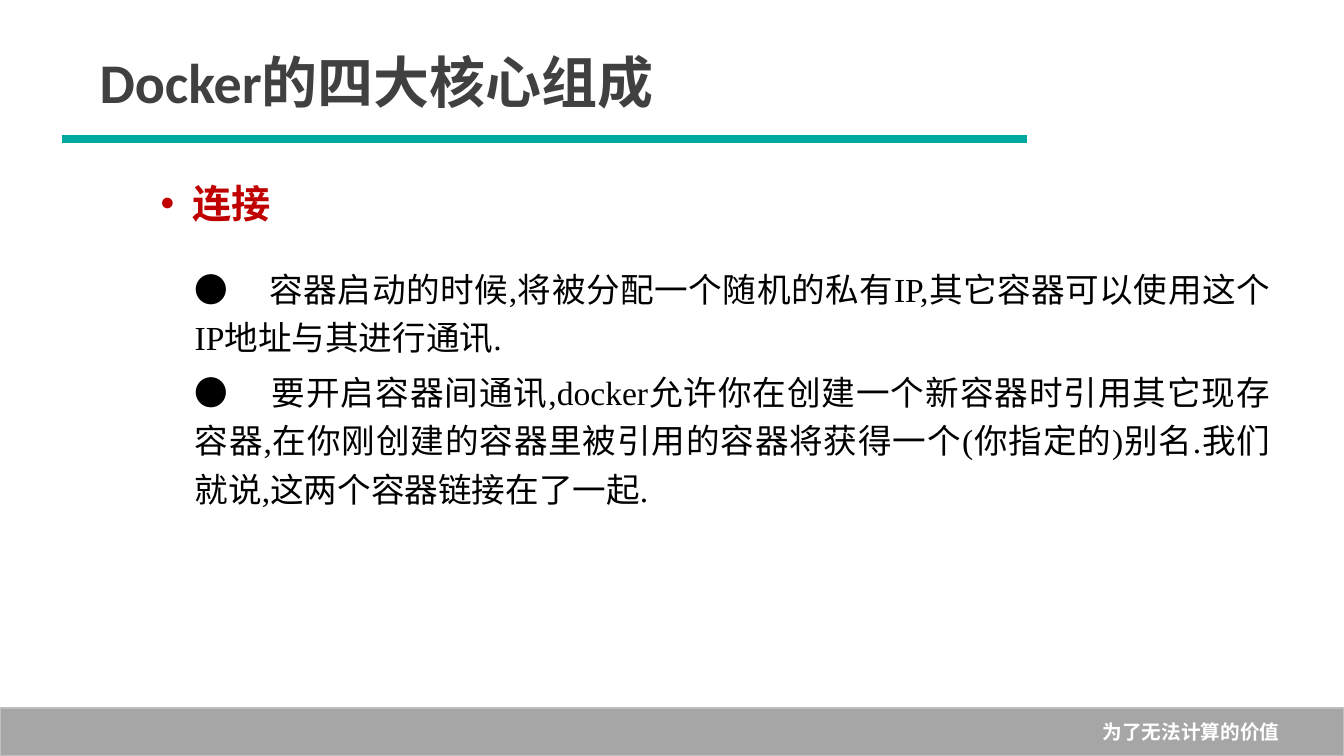
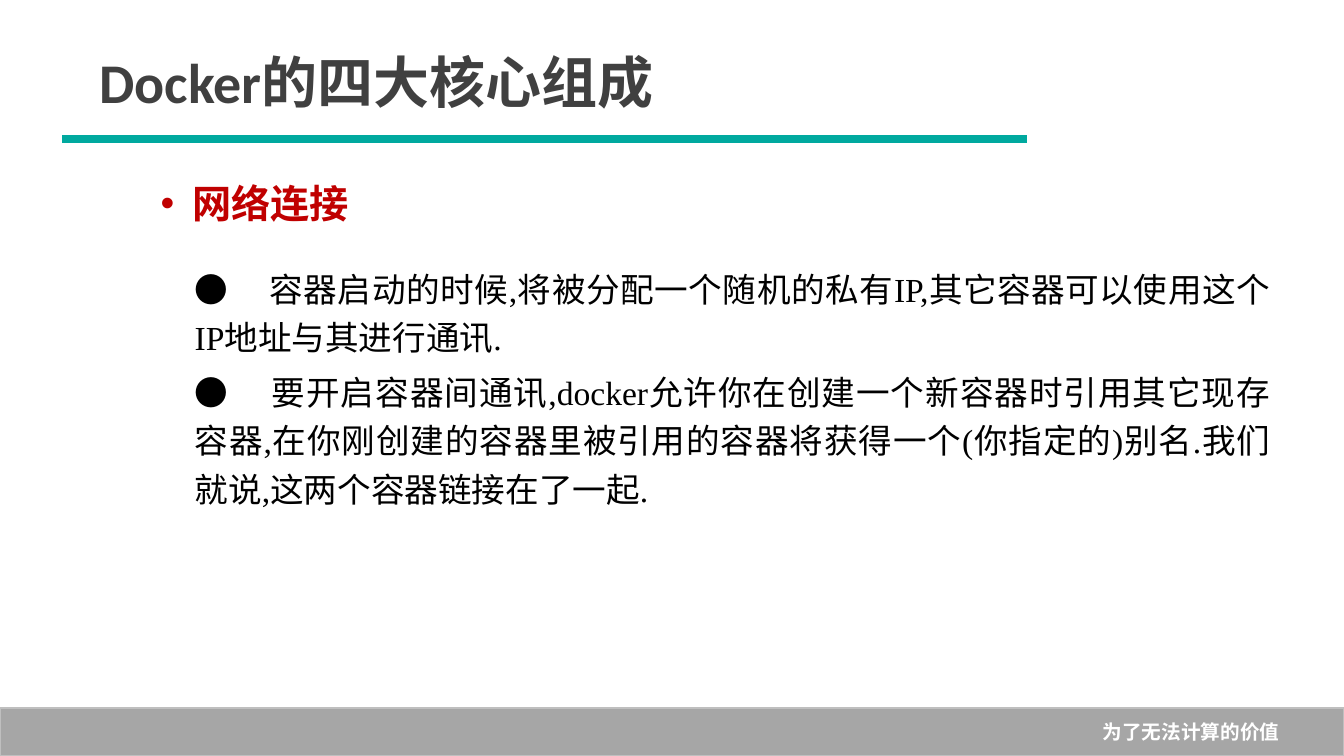
Before and after one commit to Rain-Ricky/TEST1, a slide deck: slide 29 of 1--Docker概述.pptx (slide 22 before the commit). Drawn at 1344x756 pixels with LibreOffice and Linux fonts; fonts in the diff are those of the drawing; background and template pictures are left out. Boxes give left, top, right and bottom in pixels: in the first picture for what was removed or moved away, otherwise in the second. Text is boxed around its words. In the diff, an @@ line names an element or a change of style, - is before the commit and + after.

```diff
--- a/1--Docker概述.pptx
+++ b/1--Docker概述.pptx
@@ text at (x1=192, y1=184, x2=349, y2=222): text changed @@
-• 连接
+• 网络连接
```
Also in this commit, not shown: 6 other slides changed, 12 slides added, 3 slides removed, 1 other file.
